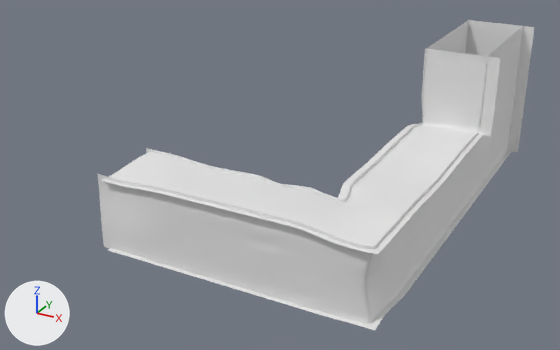
What one commit did to the FBX model Progetto_SVG/Assets/Assets/Models/ParkourDirtPitch4.fbx.
One viewpoint serves both versions: a 50 mm camera at (-13.0, -235.3, 55.6) aimed at (-107.1, -64.3, -29.9). Lighting does not change. The marker at lower left points along +X, +Y and +Z. Where no turn or scale is listed for an object, it has been applied to the vertices.

Script lines for the objects in view, before the commit:
```python
me_plane_1104 = bpy.data.meshes.new('Plane.1104')
me_plane_1104.from_pydata(...)  # 6463 vertices, 5984 faces; spans x -64.4..10.0, y -112.2..0.4, z -40.0..0.0
me_plane_1104.materials.append(mat_material_006)  # white #e7e7e7
ob_ground_dirt_corner_lp_r_334 = bpy.data.objects.new('Ground_Dirt_Corner_LP_R.334', me_plane_1104)
ob_ground_dirt_corner_lp_r_334.location = (-67.0, 0.5, 3.5)
```
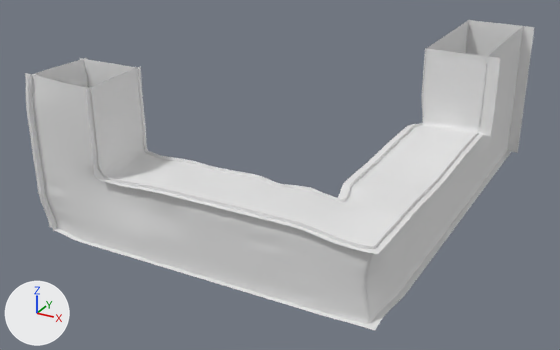
Where the change shows, as pixel boxes [x1, y1, x2, y2] in the pictures (560 x 350 px):
'Ground_Dirt_Corner_LP_R.334', reshaped (16% wider)
    before: [97, 20, 534, 330]
    after: [25, 20, 534, 330]
part 1 of me_plane_1104, added
    after: [28, 57, 88, 231]
part 2 of me_plane_1104, built on
    before: [97, 148, 197, 244]
    after: [25, 58, 197, 250]

Edits to the bpy script that builds the scene:
```text
Change me_plane_1104:
    used by ob_ground_dirt_corner_lp_r_334; location = (-67.0, 0.5, 3.5)
    remove me_plane_1104.from_pydata(...)  # 6463 vertices, 5984 faces; spans x -64.4..10.0, y -112.2..0.4, z -40.0..0.0
    add me_plane_1104.from_pydata(...)  # 8104 vertices, 7484 faces; spans x -84.0..10.0, y -112.7..0.4, z -40.0..0.8
    me_plane_1104 part 1: a new loose piece of 451 vertices spanning x -81.8..-79.5, y -111.8..-91.8, z -40.0..0.8, in mat_material_006 (white #e7e7e7)
    me_plane_1104 part 2: 253 vertices moved from x -64.4..-35.0, y -111.0..-91.7, z -34.2..-20.0 to x -64.1..-35.0, y -111.8..-92.1, z -34.1..-20.3; 3 vertices removed from x -64.4..-62.3, y -110.8..-93.0, z -21.8..-20.0; 1193 vertices added at x -84.0..-61.4, y -112.7..-91.7, z -40.0..0.8
```
